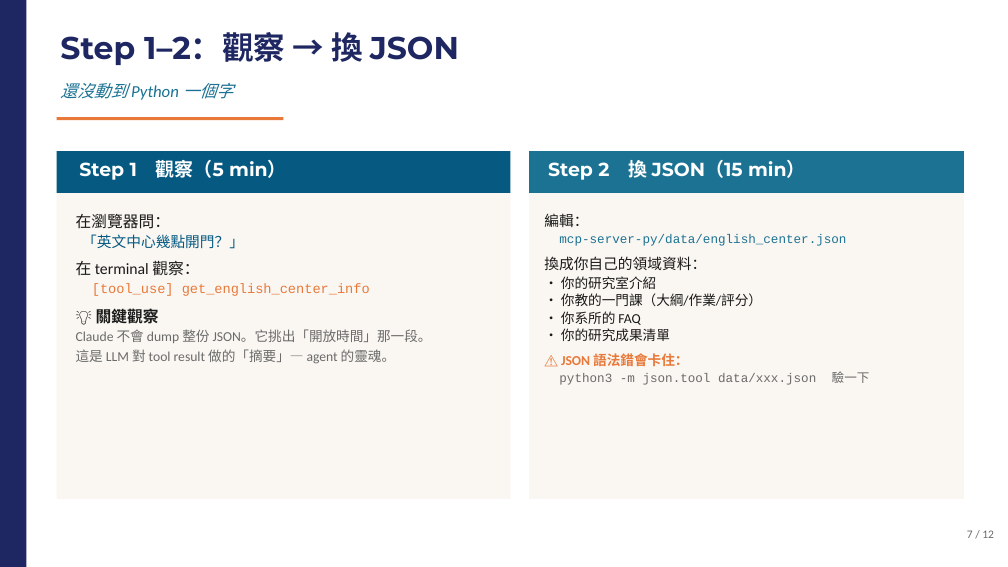
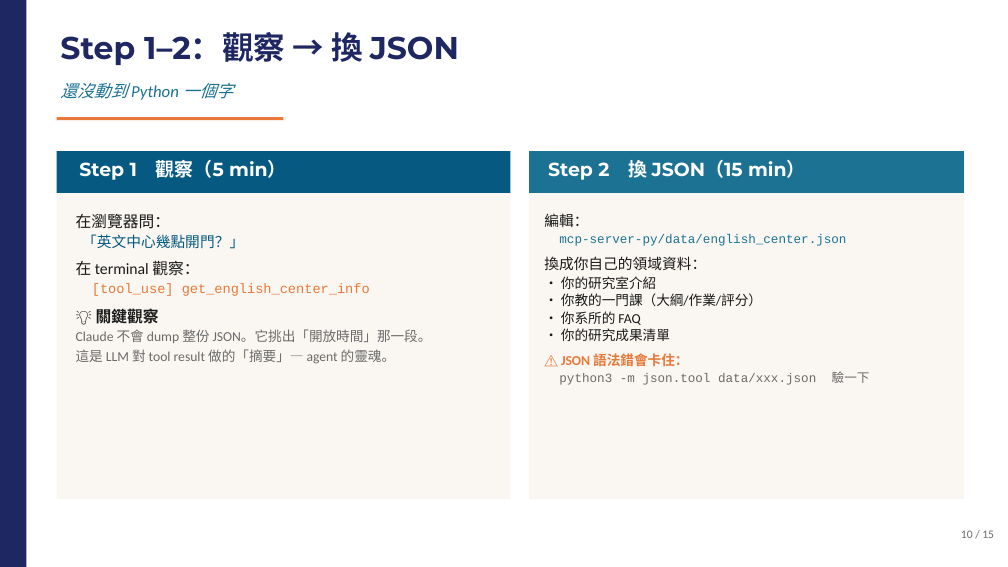
Before and after one commit to UDICatNCHU/nchu-mcp-workshop-2026, a slide deck: slide 10 of 04-hands-on-lab.pptx (slide 7 before the commit). Drawn at 1008x567 pixels with LibreOffice and Linux fonts; fonts in the diff are those of the drawing. Boxes give left, top, right and bottom in pixels: in the first picture for what was removed or moved away, otherwise in the second. Text is boxed around its words. In the diff, an @@ line names an element or a change of style, - is before the commit and + after.

Commit message:
feat: strengthen Segment 4 hands-on deck (12 → 15 slides, code-truth aligned)
Round 1 — pacing & facilitation (12 → 14):
- Slide 5 NEW: 行前準備 4 步驟（git clone / API key / .env / setup.sh）
- Slide 6 (was Quick Start) 砍成 3 步驟現場版
- Slide 7 (was Slide 10) 上提為「選你的 LLM 路線」雙欄對照
- Slide 13 NEW: Show & Tell facilitation prompt（35–45 min 交叉展示）

Round 2 — 用 mini-project 真程式碼強化（14 → 15）:
- Slide 5 NEW: 「agent loop 真實長這樣」秀 llm-client.js:23-69 簡化版
  + 三張註腳卡（餵 / 結束 / 工具）+ maxIterations 護欄
- Slide 4 架構圖：↓ 改 ⇅、加「LLM API」旁支 + ⟷ 箭頭，破除單向 pipeline 錯覺
- Slide 7 Quick Start：拆「你輸入 / 你應該看到」雙 code block，秀真實 console output
- Slide 8 路線選擇：加「N+M 的甜蜜」mini-block，並排
  getAnthropicTools() vs getOpenAITools() 4 行 adapter 差別
- Slide 11 docstring：bad/good 假 code → hello_tool vs teachers_tool 真實對照
  （含跨工具線索「通常在 search_teachers 找到候選名單後再呼叫」）
- Slide 13 卡點補 2 條：config.json key vs FastMCP() 名稱不一致 / uv sync 沒跑

Other:
- CLAUDE.md: Segment 1 標籤從「🔨 製作中」修正為「✅ 初稿完成（21 張）」

```diff
--- a/04-hands-on-lab.pptx
+++ b/04-hands-on-lab.pptx
@@ text at bbox=[961, 530, 994, 538]: text changed @@
-7 / 12
+10 / 15
```
Also in this commit, not shown: 5 other slides changed, 7 slides added, 4 slides removed, 2 other files.
